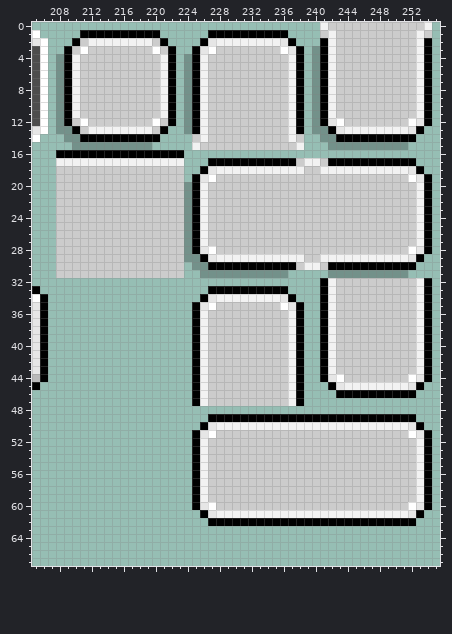
One commit to this pixel-art file: aseprite/widget.aseprite. Above: the version before the commit.
256x256 pixels, 1 frame. Pixels under 10% opacity are left out. Colours within 5 levels of each other are drawn and written as one. Shown: x 205..255, y 0..67.
After:
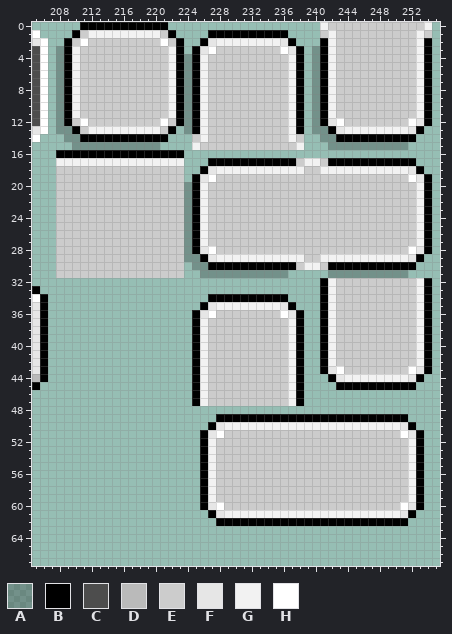
Palette (. is transparent): A #0000003c  B #000000  C #4d4d4d  D #bababa  E #cccccc  F #e6e6e6  G #f2f2f2  H #ffffff
From old to new:
There is now colour A in row 3 at x 208; in row 15 at x 220.
There is now colour B in row 0 at x 211 to 221; in row 1 at x 210 and 222; in row 2 at x 209 and 223; in rows 3 to 12 at x 223; in row 13 at x 222; in row 14 at x 221.
The edit turns colour F into colour B in row 34 at x 227 and 236; in row 35 at x 226 and 237; in row 44 at x 242 and 253; in row 45 at x 243 and 252; in row 50 at x 227 and 252; in row 51 at x 226 and 253.
The edit turns colour F into colour B in row 60 at x 226 and 253; in row 61 at x 227 and 252.
The edit turns colour G into colour B in row 34 at x 228 to 235; in row 45 at x 244 to 251; in rows 52 to 59 at x 226 and 253.
There is now colour E in row 1 at x 221; in row 2 at x 222.
The edit turns colour B into colour E in row 1 at x 211; in row 2 at x 210; in row 12 at x 222; in row 13 at x 221.
The edit turns colour G into colour E in row 2 at x 212 to 219; in rows 4 to 11 at x 221.
The edit turns colour H into colour E in row 3 at x 211 and 220; in row 12 at x 220.
The edit turns colour G into colour F in row 36 at x 226 and 237; in row 43 at x 242 and 253; in row 50 at x 228 and 251; in row 61 at x 228 and 251.
The edit turns colour H into colour F in row 35 at x 227 and 236; in row 44 at x 243 and 252; in row 51 at x 227 and 252; in row 60 at x 227 and 252.
The edit turns colour B into colour G in row 1 at x 212 to 220; in rows 3 to 11 at x 222.
The edit turns colour E into colour G in row 3 at x 210; in row 13 at x 220; in row 35 at x 228 to 235; in row 44 at x 244 to 251; in rows 52 to 59 at x 227 and 252.
The edit turns colour B into colour H in row 2 at x 221.
The edit turns colour E into colour H in row 2 at x 211; in row 12 at x 221; in row 36 at x 227 and 236; in row 43 at x 243 and 252; in row 51 at x 228 and 251; in row 60 at x 228 and 251.
Colour B is gone in row 33 at x 227 to 236; in row 34 at x 226 and 237; in row 35 at x 225 and 238; in row 44 at x 241 and 254; in row 45 at x 242 and 253; in row 46 at x 243 to 252.
Colour B is gone in row 49 at x 227 and 252; in row 50 at x 226 and 253; in rows 51 to 60 at x 225 and 254; in row 61 at x 226 and 253; in row 62 at x 227 and 252.
Where, in picture pixels (left, top, right, bottom), the same in both pictures:
changed: (56, 22, 184, 150)
changed: (192, 286, 304, 318)
changed: (320, 366, 432, 526)
changed: (192, 414, 224, 526)
